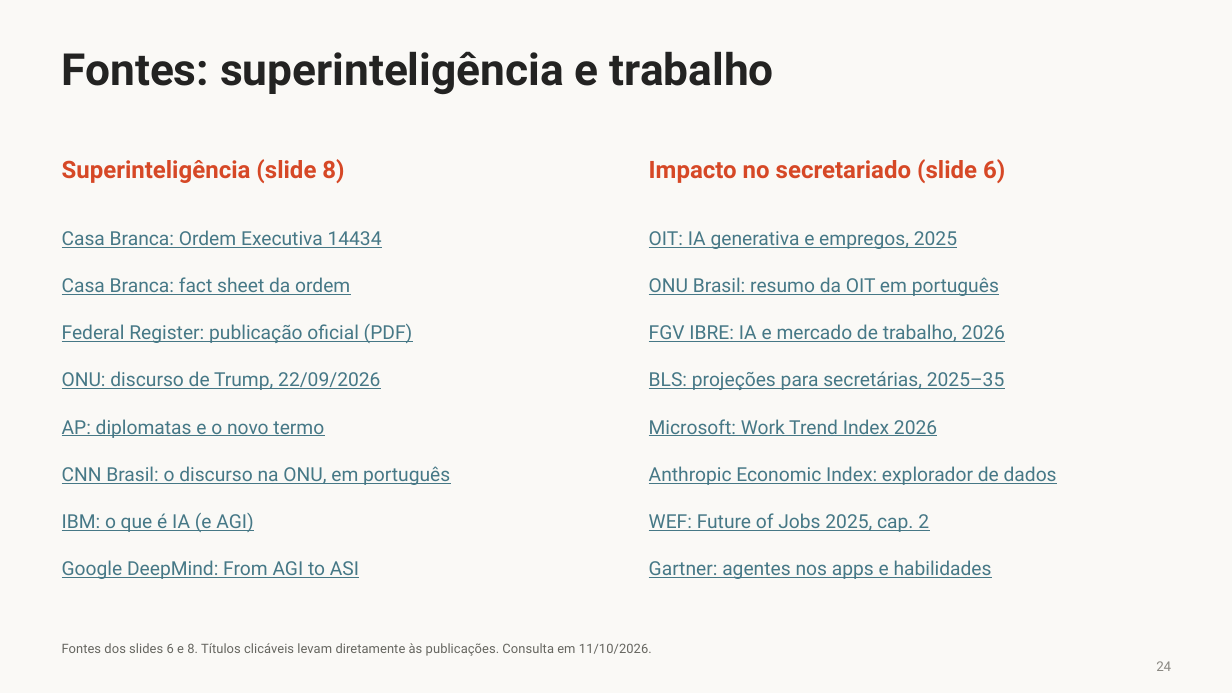
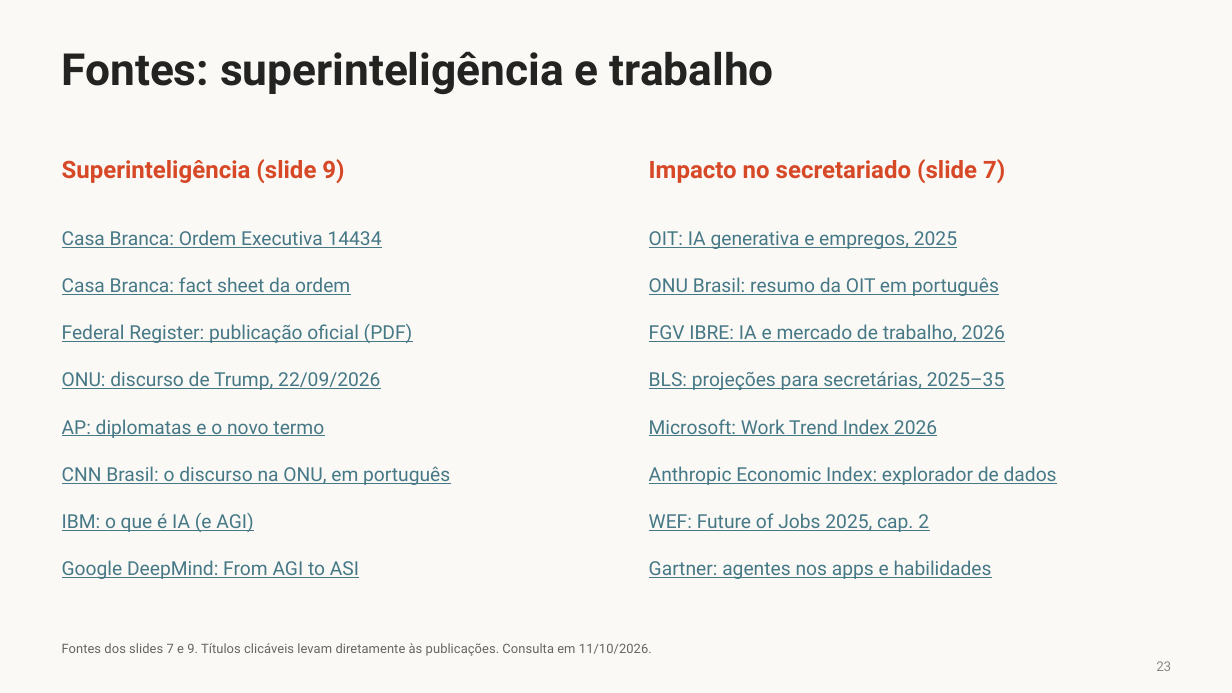
Before and after one commit to LawrenceTeixeira/Secretariado, a slide deck: slide 24 of Lawrence Teixeira - Agentes de IA.pptx (slide 23 before the commit). Drawn at 1232x693 pixels with LibreOffice and Linux fonts; fonts in the diff are those of the drawing. Boxes give left, top, right and bottom in pixels: in the first picture for what was removed or moved away, otherwise in the second. Text is boxed around its words. In the diff, an @@ line names an element or a change of style, - is before the commit and + after.

```diff
--- a/Lawrence Teixeira - Agentes de IA.pptx
+++ b/Lawrence Teixeira - Agentes de IA.pptx
@@ text at (x1=62, y1=159, x2=344, y2=183): text changed @@
-Superinteligência (slide 8)
+Superinteligência (slide 9)
@@ text at (x1=649, y1=159, x2=1005, y2=183): text changed @@
-Impacto no secretariado (slide 6)
+Impacto no secretariado (slide 7)
@@ text at (x1=62, y1=643, x2=652, y2=656): text changed @@
-Fontes dos slides 6 e 8. Títulos clicáveis levam diretamente às publicações. Consulta em 11/10/2026.
+Fontes dos slides 7 e 9. Títulos clicáveis levam diretamente às publicações. Consulta em 11/10/2026.
@@ text at (x1=1156, y1=661, x2=1171, y2=671): text changed @@
-24
+23
```
Also in this commit, not shown: 19 other slides changed, 2 slides added, 1 slide removed.
